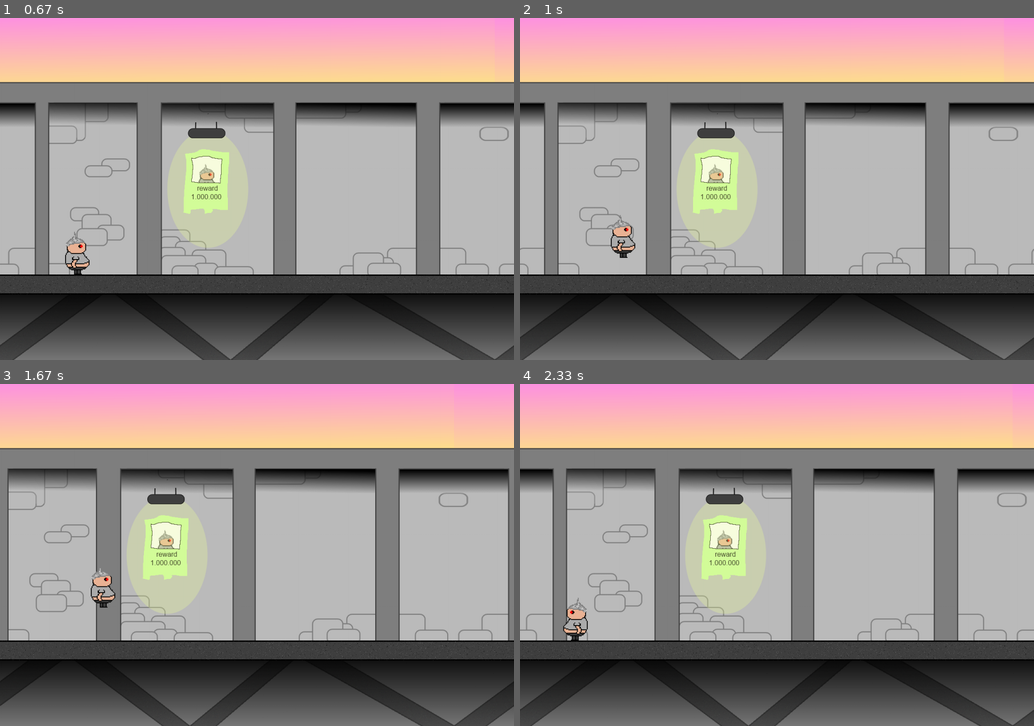
Above: before the commit, frames 1-4 (two rows, left to right).
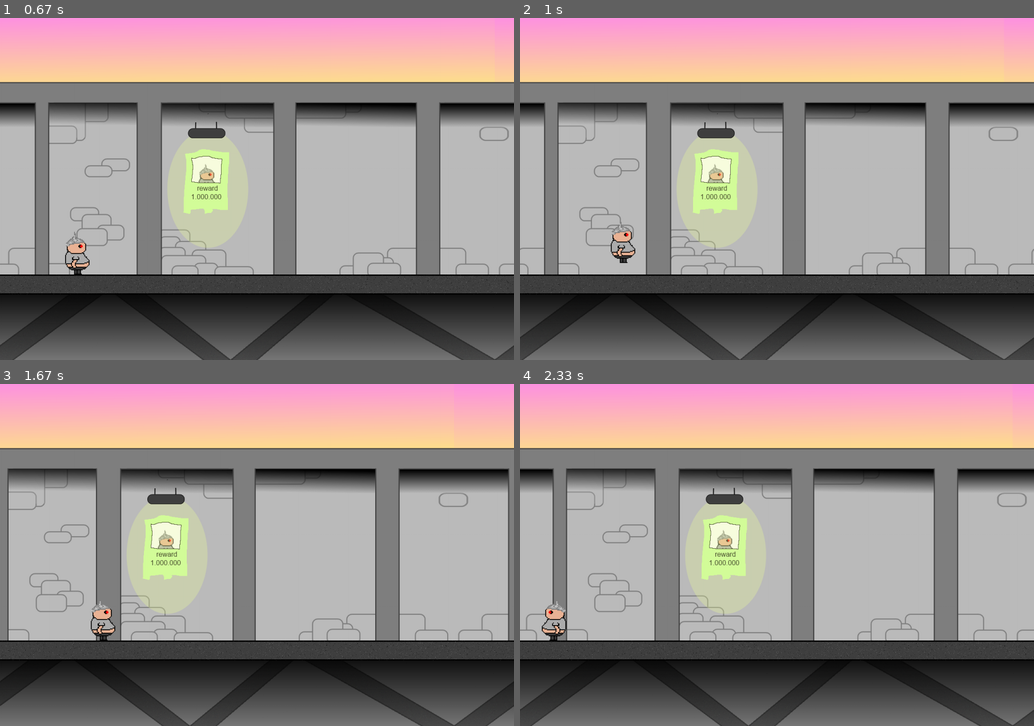
Above: after the commit, the same moments.

Repository: NikMatyukhin/true_pygame
Game: pygame game, started from src/main.py
Same seed, same stepped clock (60 frames per second), same inputs: the game is played once before the commit and once after it.
Inputs:
- Up to frame 1 (0.67 s): hold Right from 0.33 s (still down)
- Up to frame 2 (1 s): release Right at 0.8 s; hold Up from 0.83 s (still down)
- Up to frame 3 (1.67 s): release Up at 1.13 s; hold Right 1.17-1.63 s
- Up to frame 4 (2.33 s): hold Left 1.67-2.2 s; hold Left from 2.23 s (still down)

Frame 1 is identical in both runs. In frame 2, 0.4% of the frame differs, in the area x 17-23%, y 57-72%; in frame 3, 0.6%, in the area x 17-23%, y 53-75%; in frame 4, 0.6%.

Commit message:
по мелочи переделки, не берите в голову

Diff:
--- a/src/player.py
+++ b/src/player.py
@@ -41,9 +41,8 @@
                 self.go_to_right = True
 
             # уменьшение импульса... потому что ноль вверху, точно
-            # FIXME: а почему 14?
             # FIXME: Эмпирически выяснено, что это лучший прыжок
-            self.vertical_impulse = -14.
+            self.vertical_impulse = -10.
 
         # если вертикальный импульс отличен от нуля
         # (скорее всего отрицательный)
